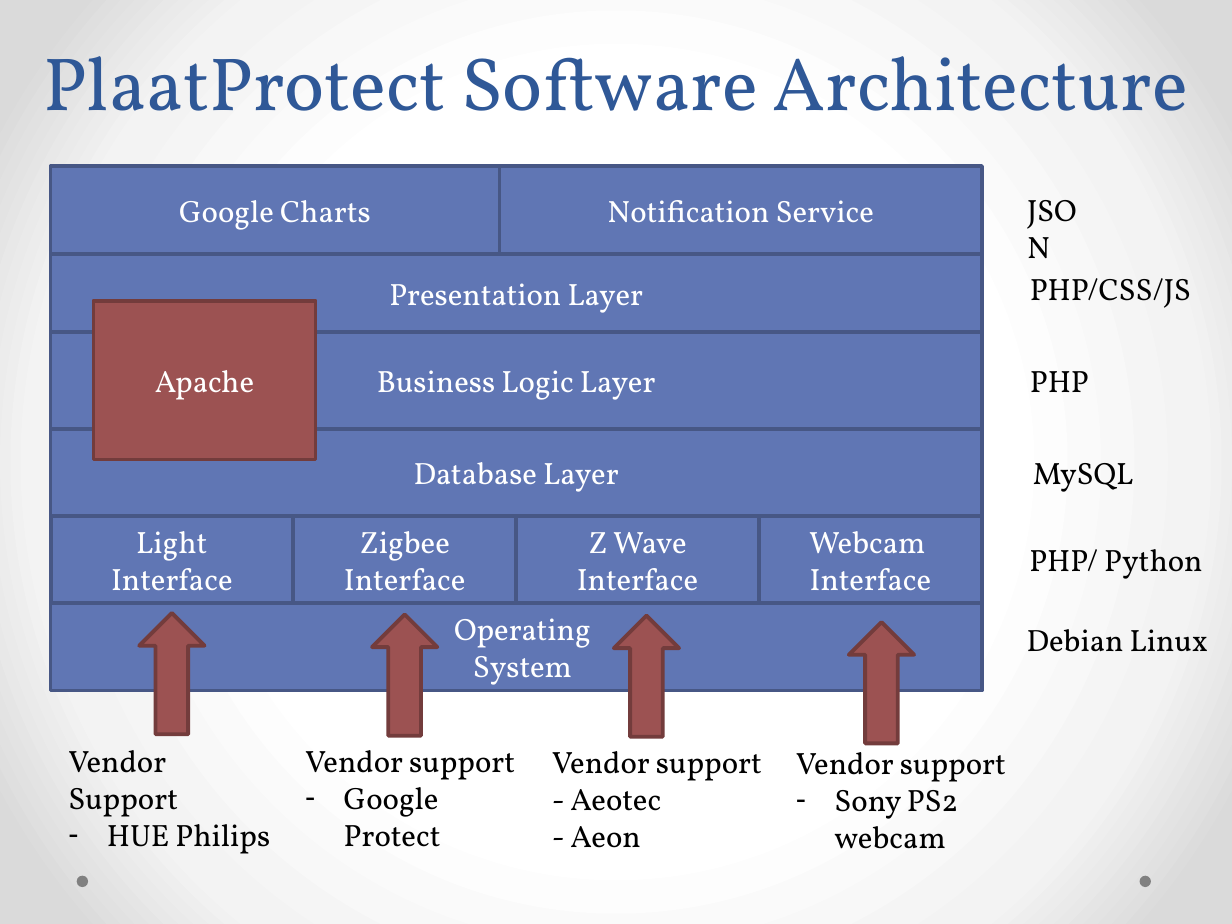
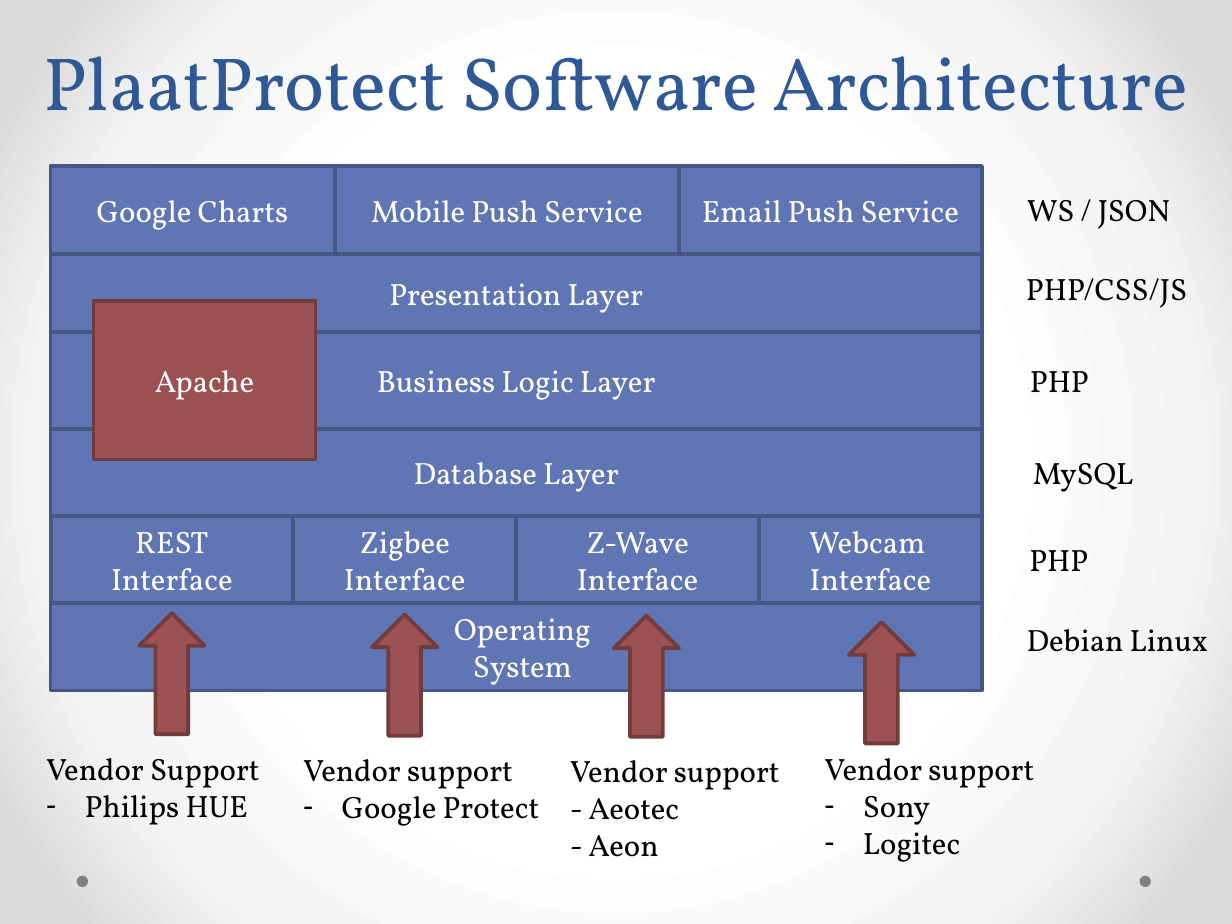
Before and after one commit to plaatsoft/plaatprotect, a slide deck: slide 5 of doc/ppt/PlaatProtect Design.pptx (slide 3 before the commit). Drawn at 1232x924 pixels with LibreOffice and Linux fonts; fonts in the diff are those of the drawing. Boxes give left, top, right and bottom in pixels: in the first picture for what was removed or moved away, otherwise in the second. Text is boxed around its words. In the diff, an @@ line names an element or a change of style, - is before the commit and + after.

Commit message:
update powerpoint

```diff
--- a/doc/ppt/PlaatProtect Design.pptx
+++ b/doc/ppt/PlaatProtect Design.pptx
@@ rectangle "Google Charts": place and size @@
-rectangle "Google Charts" at box(51, 166, 499, 254)
+rectangle "Google Charts" at box(51, 166, 335, 254)
@@ rectangle added at box(335, 166, 680, 254), fill #6076B4, outline #475785 2.25 pt, 18 pt, text #FFFFFF @@
+Mobile Push Service
@@ rectangle "Email Push Service": place and size @@
-rectangle "Email Push Service" at box(500, 166, 983, 254)
+rectangle "Email Push Service" at box(679, 166, 982, 254)
@@ text in rectangle at box(702, 200, 959, 223): text changed @@
-Notification Service
+Email Push Service
@@ text at box(1027, 200, 1170, 229): text changed @@
-JSON
+WS / JSON
@@ text "PHP/CSS/JS": place and size @@
-text "PHP/CSS/JS" at box(1030, 278, 1191, 308)
+text "PHP/CSS/JS" at box(1026, 278, 1187, 308)
@@ text in rectangle at box(135, 532, 208, 553): text changed @@
-Light
+REST
@@ text in rectangle at box(586, 532, 689, 553): text changed @@
-Z Wave
+Z-Wave
@@ text at box(1029, 550, 1088, 571): text changed @@
-PHP/ Python
+PHP
@@ text "Vendor Support": place and size @@
-text "Vendor Support" at box(68, 750, 270, 854)
+text "Vendor Support" at box(46, 758, 260, 825)
@@ text "Vendor support" rewrapped from box(305, 750, 515, 847) to box(303, 759, 540, 826) @@
@@ text "Vendor support": place and size @@
-text "Vendor support" at box(552, 751, 762, 848)
+text "Vendor support" at box(570, 760, 780, 857)
@@ text "Vendor support": place and size @@
-text "Vendor support" at box(796, 744, 1006, 849)
+text "Vendor support" at box(824, 758, 1034, 862)
@@ text at box(85, 787, 248, 825): text changed @@
-– HUE Philips
+– Philips HUE
@@ text at box(863, 796, 960, 862): text changed @@
-– Sony PS2 webcam
+– Sony
+– Logitec
```
Also in this commit, not shown: 5 other slides changed, 8 slides added, 1 other file.
